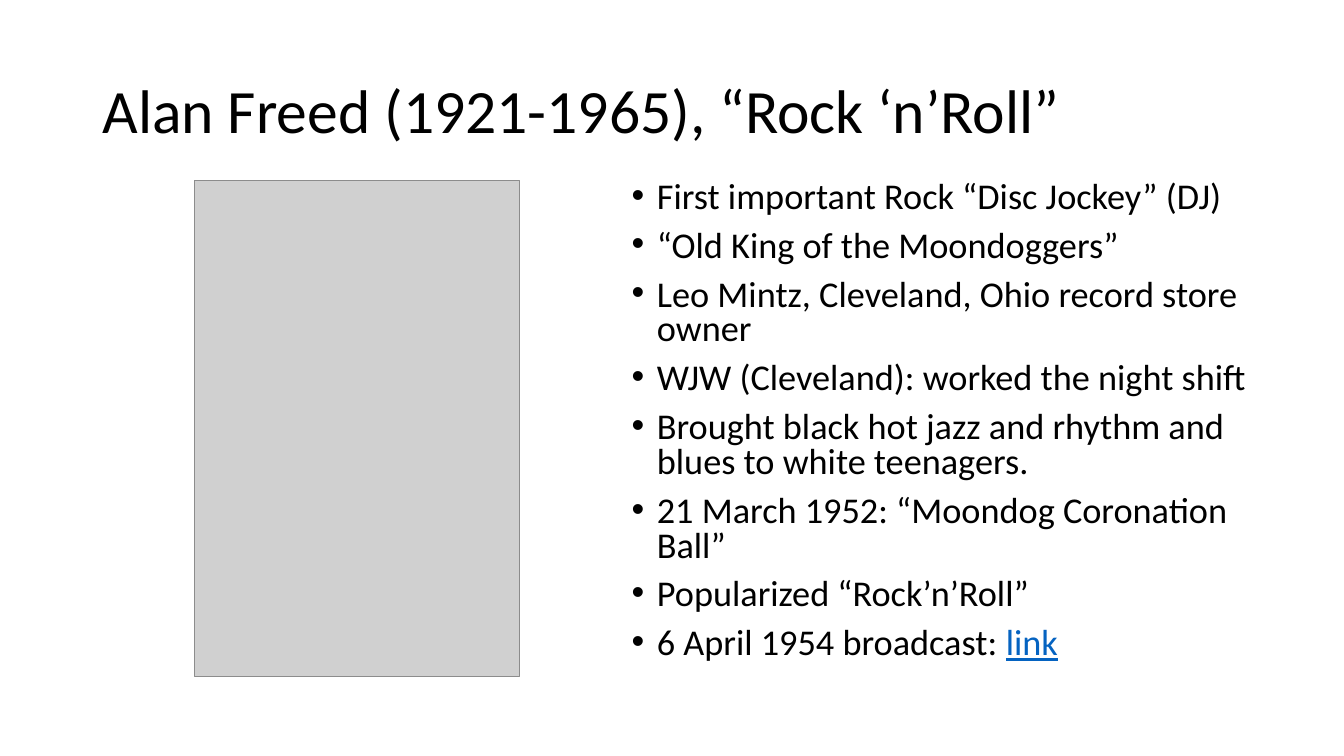
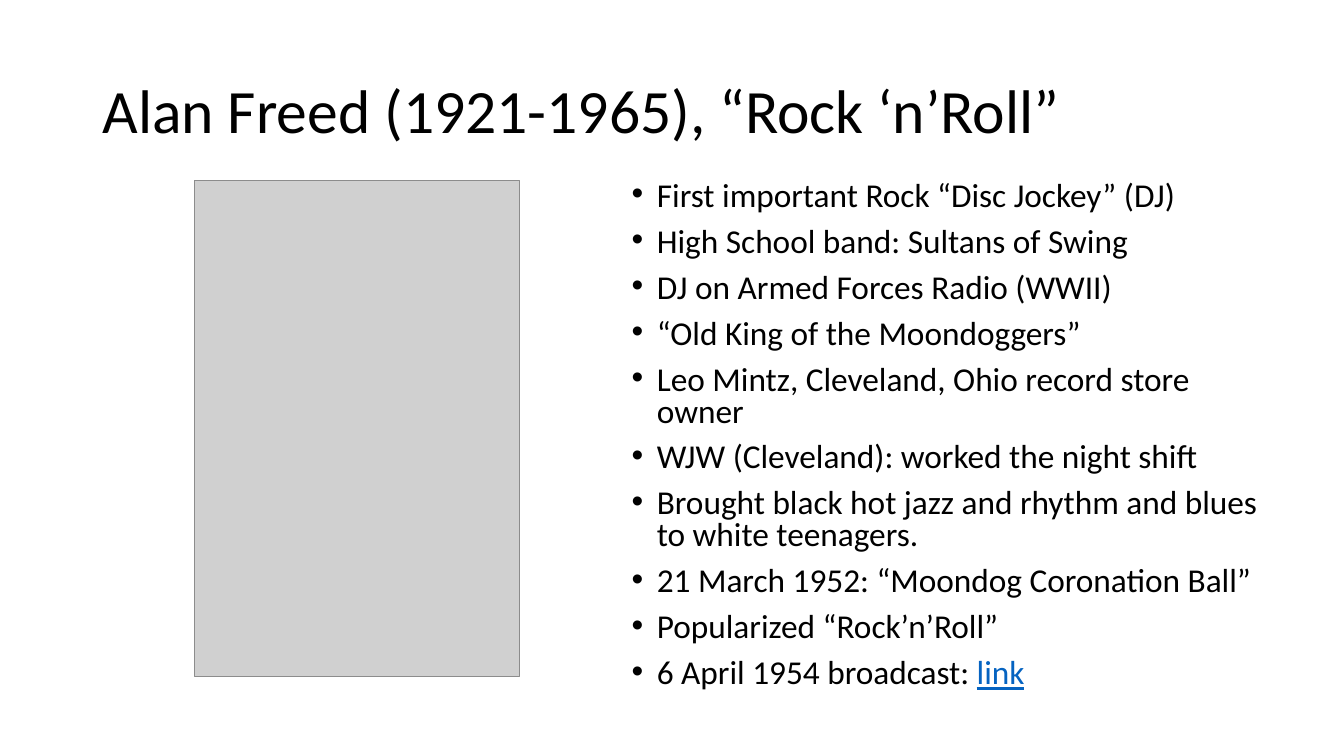
Before and after one commit to mrbaker1917/website, a slide deck: slide 18 of HSTR121/ppts/RockEmerges.pptx. Drawn at 1344x756 pixels with LibreOffice and Linux fonts; fonts in the diff are those of the drawing; grey boxes stand for pictures; background and template pictures are left out. Boxes give left, top, right and bottom in pixels: in the first picture for what was removed or moved away, otherwise in the second. Text is boxed around its words. In the diff, an @@ line names an element or a change of style, - is before the commit and + after.

Commit message:
Moondog Ball, elvis stuff

```diff
--- a/HSTR121/ppts/RockEmerges.pptx
+++ b/HSTR121/ppts/RockEmerges.pptx
@@ text at (x1=657, y1=183, x2=1257, y2=690): size 25.9 to 23.8 pt in "First important Rock “Disc Jockey” (DJ)", "“Old King of the Moondoggers”", "Leo Mintz, Cleveland, Ohio record store owner", "WJW (Cleveland): worked the night shift" and 4 more places @@
@@ text at (x1=657, y1=230, x2=1128, y2=304): paragraphs added @@
+• High School band: Sultans of Swing
+• DJ on Armed Forces Radio (WWII)
```
Also in this commit, not shown: 1 other slide changed, 1 slide added, 2 other files.
